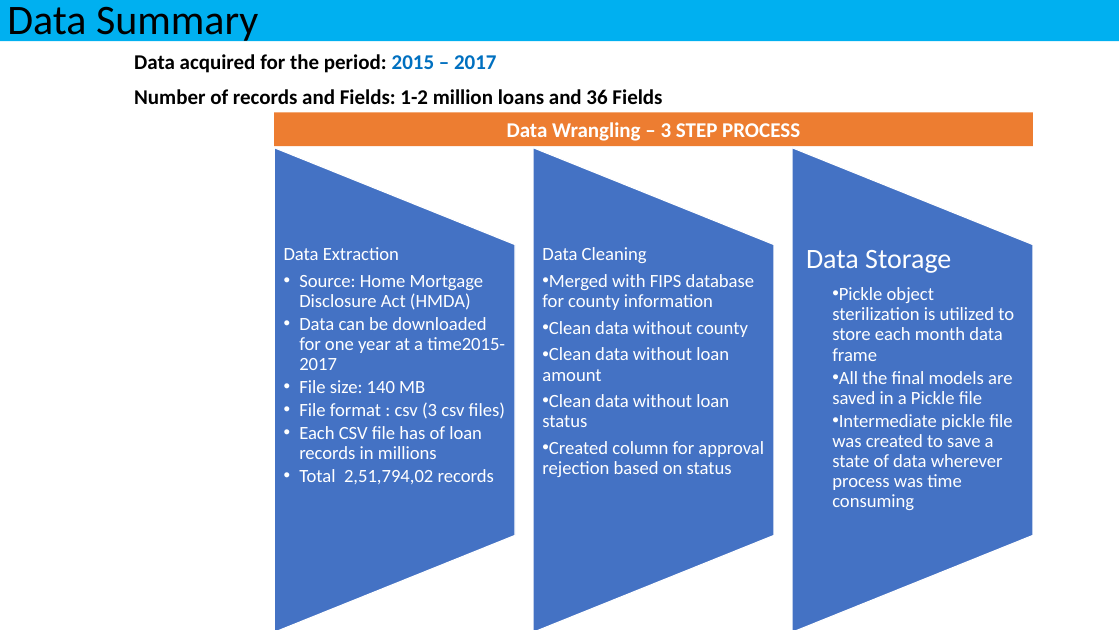
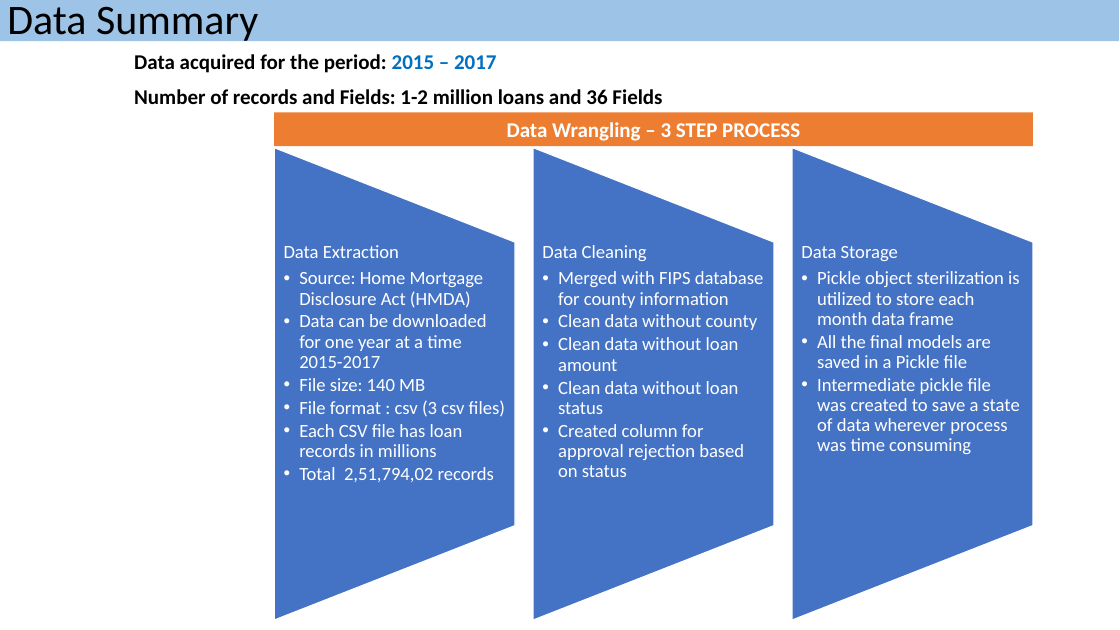
Before and after one commit to saurabhspundir/MortgageCustomerSegmentation, a slide deck: slide 5 of MortgageCustomerSegmentationSlides.pptx. Drawn at 1120x630 pixels with LibreOffice and Linux fonts; fonts in the diff are those of the drawing. Boxes give left, top, right and bottom in pixels: in the first picture for what was removed or moved away, otherwise in the second. Text is boxed around its words. In the diff, an @@ line names an element or a change of style, - is before the commit and + after.

```diff
--- a/MortgageCustomerSegmentationSlides.pptx
+++ b/MortgageCustomerSegmentationSlides.pptx
@@ rectangle "Data Summary" at box(0, 0, 1119, 41): fill #00B0F0 to #9DC3E6 @@
@@ flow chart manual operation: place and size @@
-flow chart manual operation at box(274, 148, 515, 630)
+flow chart manual operation at box(274, 148, 515, 620)
@@ flow chart manual operation: place and size @@
-flow chart manual operation at box(534, 148, 775, 630)
+flow chart manual operation at box(533, 148, 774, 620)
@@ flow chart manual operation: place and size @@
-flow chart manual operation at box(792, 148, 1033, 630)
+flow chart manual operation at box(792, 148, 1033, 620)
@@ text "Data Storage" at box(801, 246, 1020, 454): size 24 to 16 pt in "Data Storage"; less space between paragraphs; indent changed @@
@@ text at box(558, 271, 764, 477): list level 1 to 2 in "Merged with FIPS database for ..."; list level 1 to 2 in "Clean data without county"; list level 1 to 2 in "Clean data without loan amount"; list level 1 to 2 in "Clean data without loan status"; list level 1 to 2 in "Created column for approval rejection ..." @@
@@ text at box(299, 314, 486, 368): spaces changed @@
-  • Data can be downloaded for one year at a time2015-2017
+  • Data can be downloaded for one year at a time 2015-2017
@@ text at box(299, 424, 463, 457): text changed @@
-  • Each CSV file has of loan records in millions
+  • Each CSV file has loan records in millions
```
Also in this commit, not shown: 8 other slides changed, 7 slides added.
